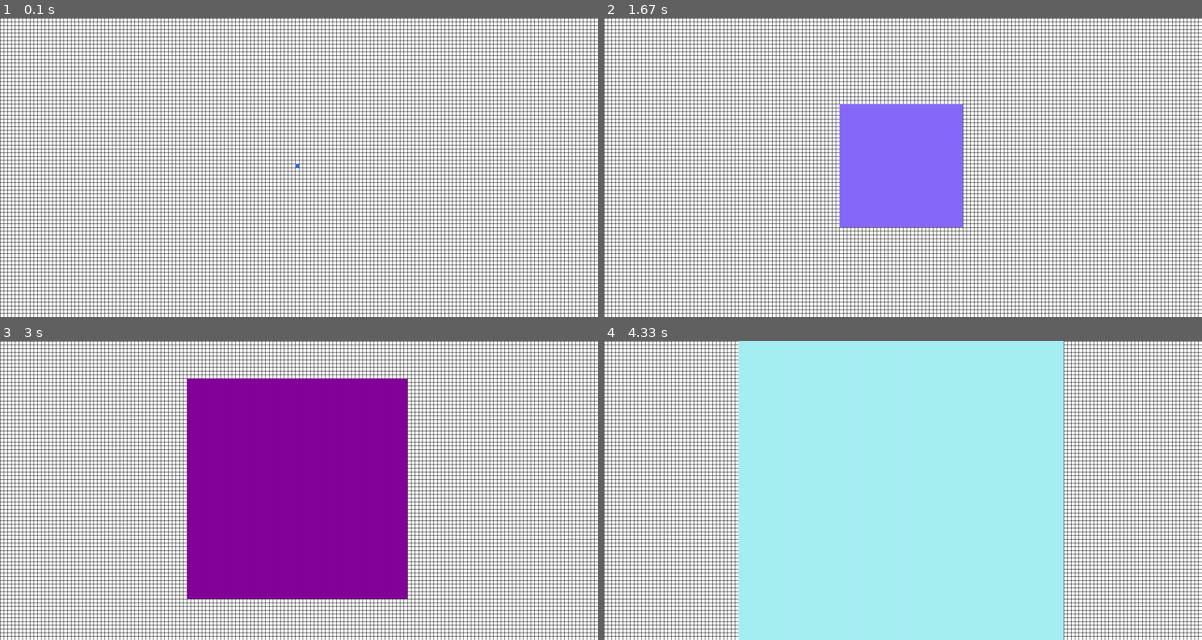
Above: before the commit, frames 1-4 (two rows, left to right).
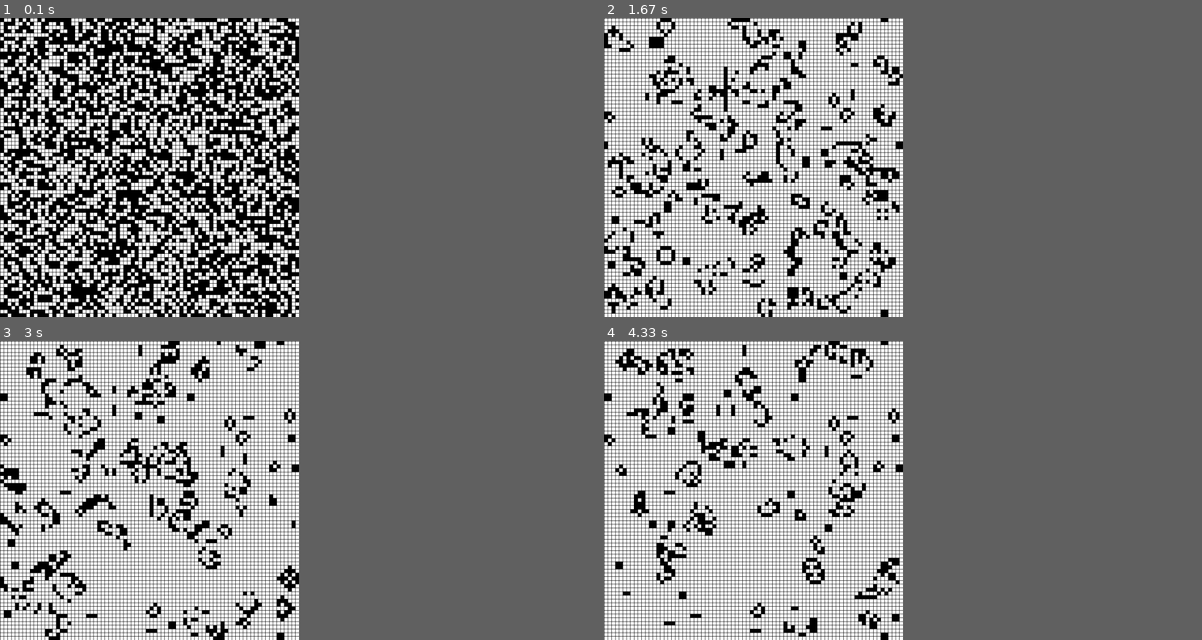
Above: after the commit, the same moments.

Repository: andre-baIbi/cellular-automata-sandbox
Game: pygame game, started from 01_basics/2d_automata_w_pygame.py
The game is run twice, just before and just after one commit, with the same random seed, the same clock (stepped at 60 frames per second) and the same inputs.
Inputs:
- Up to frame 1 (0.1 s): no input
- Up to frame 2 (1.67 s): no input
- Up to frame 3 (3 s): no input
- Up to frame 4 (4.33 s): no input
In our replay, the window is 900x450 before the commit and 450x450 after it. These sizes can differ from the game's own. Grey fills any space a smaller window leaves; there, only what the larger window draws over its background counts as a difference.

The runs differ from the first frame. In frame 1, 47% of the frame differs, in the area x 0-100%, y 0-100%; in frame 2, 36%; in frame 3, 48%; in frame 4, 53%.

Commit message:
2d automata following the nature of code rules, really cool!

Diff:
--- a/01_basics/2d_automata_w_pygame.py
+++ b/01_basics/2d_automata_w_pygame.py
@@ -1,4 +1,5 @@
 import random
+from typing import Any
 
 import pygame
 from pygame import Surface
@@ -36,8 +37,60 @@
             continue
     return False
 
+def how_many_neighbours_of_pos(grid, x, y):
+    """
+    Calculates how many cells around (x,y) are 1
+    :param grid: list[cells]
+    :param x: cell pos x in grid
+    :param y: cell pos y in grid
+    :return: number of neighbours
+    """
+
+    # [5, 6, 7]
+    # [3, X, 4]
+    # [1, 2, 3]
+
+    pos_dict = {
+        0: (-1, -1),
+        1: (0, -1),
+        2: (1, -1),
+        3: (-1, 0),
+        4: (1, 0),
+        5: (-1, 1),
+        6: (0, 1),
+        7: (1, 1),
+    }
+
+    _sum = 0
+    for _, pos in pos_dict.items():
+        try:
+            if grid[y + pos[0]][x + pos[1]] == 1:
+                _sum += 1
+        except IndexError:
+            continue
+    return _sum
+
+def process_grid_with_nature_of_code_rules(grid, x, y):
+    number_of_neighbours = how_many_neighbours_of_pos(grid, x, y)
+    if should_be_dead(number_of_neighbours):
+        return 0
+    if number_of_neighbours == 3:
+        return 1
+    return grid[y][x]
+
+def should_be_dead(number_of_neighbours) -> bool | Any:
+    return number_of_neighbours >= 4 or number_of_neighbours <= 1
 
 def generate(grid):
+    new_grid = []
+    for y, line in enumerate(grid):
+        new_grid.append([])
+        for x, column in enumerate(line):
+            new_grid[y].append(process_grid_with_nature_of_code_rules(grid, x, y))
+
+    return new_grid
+
+def generate_giant_growing_square(grid):
     new_grid = []
 
     for y, line in enumerate(grid):
@@ -50,26 +103,20 @@
 
     return new_grid
 
-def game():
+def game(width=800, height=800, tick=10):
     pygame.init()
 
-    GAME_WIDTH = 1600
-    GAME_HEIGHT = 800
-    TICK = 10
+    GAME_WIDTH = width
+    GAME_HEIGHT = height
+    TICK = tick
 
     screen = pygame.display.set_mode((GAME_WIDTH, GAME_HEIGHT))
     clock = pygame.time.Clock()
     running = True
 
     #
-    grid = [[0 for _ in range(screen.get_width() // GRID_SQUARE_CELL_SIDE_SIZE)]
+    grid = [[random.randint(0,1) for _ in range(screen.get_width() // GRID_SQUARE_CELL_SIDE_SIZE)]
                       for _ in range(screen.get_height() // GRID_SQUARE_CELL_SIDE_SIZE)]
-
-    grid[screen.get_height()//(2*GRID_SQUARE_CELL_SIDE_SIZE)-1][screen.get_width()//(2*GRID_SQUARE_CELL_SIDE_SIZE)-1] = 1
-    #
-
-
-
 
     while running:
         for event in pygame.event.get():
@@ -90,7 +137,7 @@
 
         keys = pygame.key.get_pressed()
 
-        paint(screen, grid, color=[random.randint(0,255) for _ in range(3)])
+        paint(screen, grid, color="black")
         grid = generate(grid)
 
         pygame.display.flip()
